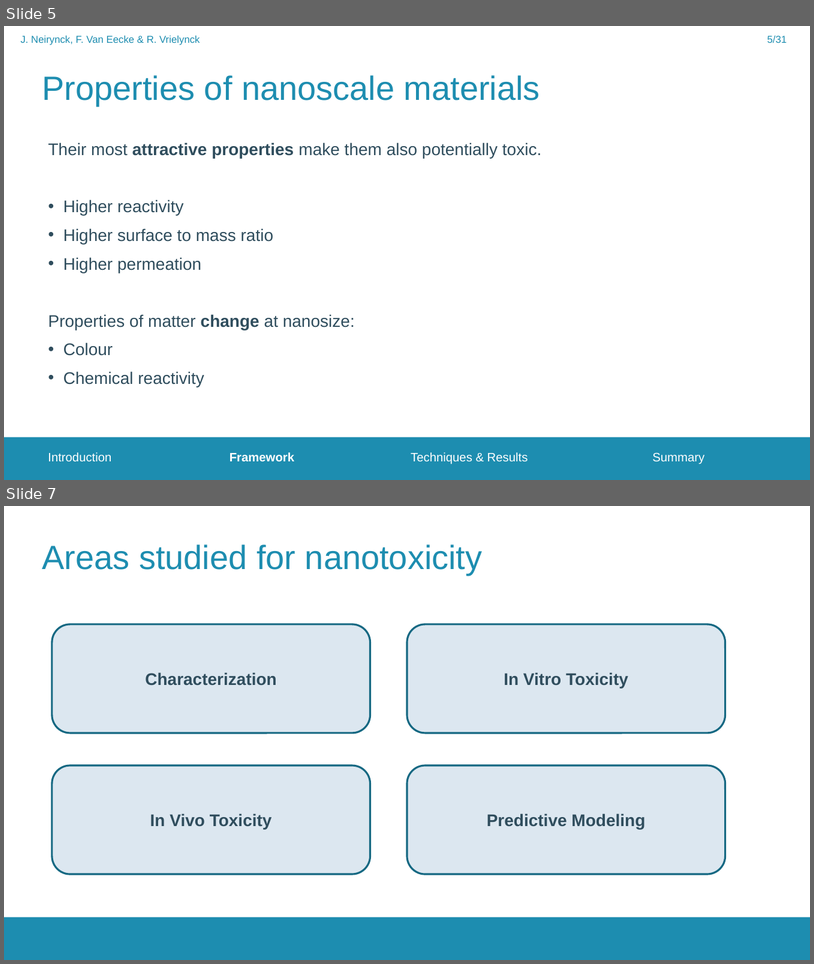
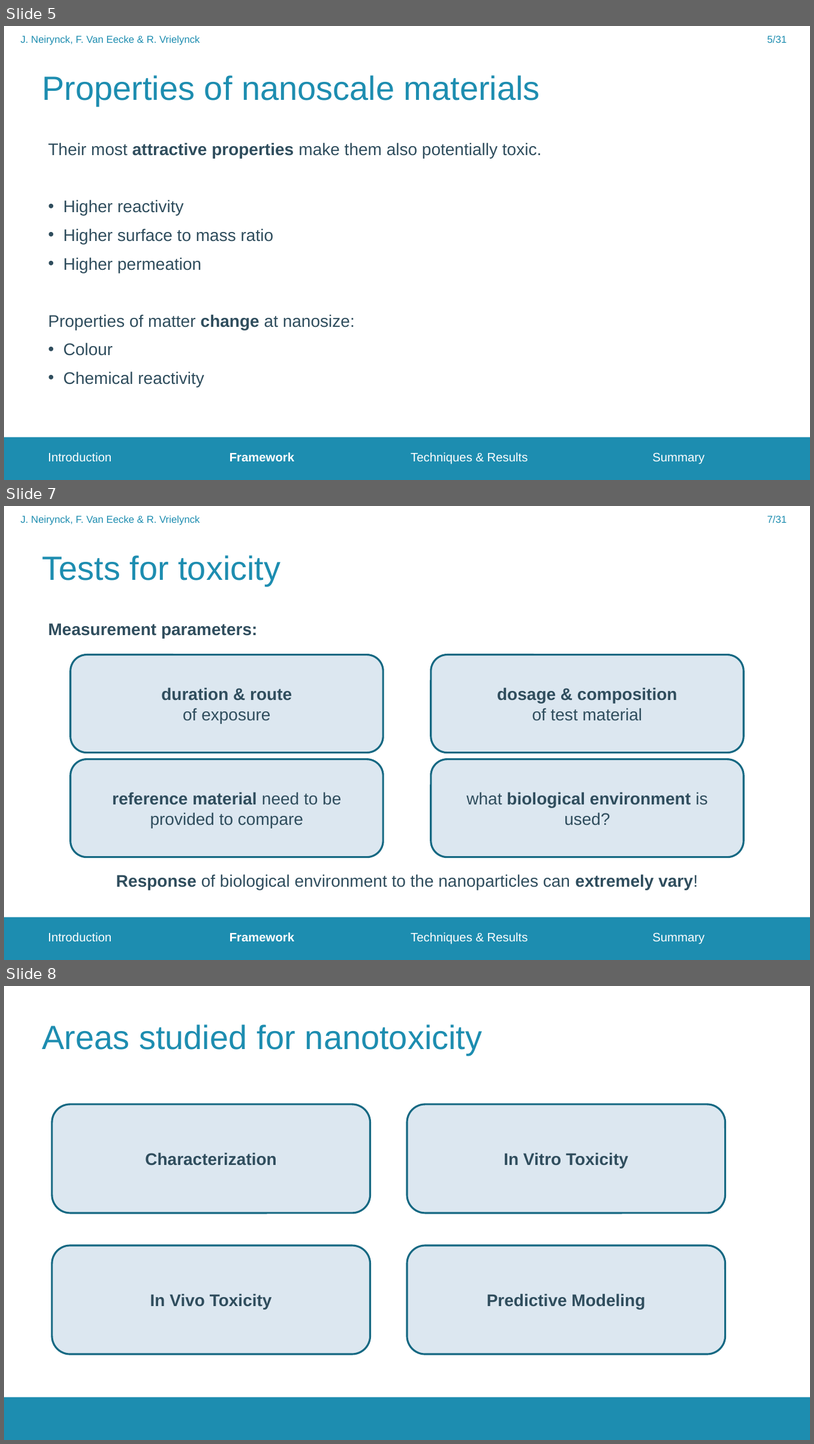
Before and after one commit to FrederikVanEecke/PresentationClusters, a slide deck: NanoparticleToxicity.pptx. Shown one above the other, each under a label of ours: slides 5 and 7 before the commit, slides 5, 7 and 8 after it; the slides between them are not shown. The pictures are 814x964 and 814x1444 pixels, drawn with LibreOffice and Linux fonts; fonts in the diff are those of the drawing; background and template pictures are left out. Boxes give left, top, right and bottom in pixels: in the first picture for what was removed or moved away, otherwise in the second. Text is boxed around its words. In the diff, an @@ line names an element or a change of style, - is before the commit and + after.

```diff
--- a/NanoparticleToxicity.pptx
+++ b/NanoparticleToxicity.pptx
@@ slide 7 added at (4, 506, 810, 960), background #FFFFFF; not listed: 1 template element that a slide beside it also shows @@
@@ text added at (21, 516, 200, 525), 12 pt, text #1D8DB0 @@
+J. Neirynck, F. Van Eecke & R. Vrielynck
@@ page number added at (768, 516, 788, 523), 12 pt, text #1D8DB0 @@
+7/31
@@ title added at (42, 555, 281, 585), 40 pt, text #1D8DB0 @@
+Tests for toxicity
@@ text added at (48, 623, 257, 638), 20 pt, text #2F4D5D, bold @@
+Measurement parameters:
@@ rounded rectangle added at (71, 655, 383, 753), fill #DCE7F0, outline #156882 2.25 pt, 20 pt, text #2F4D5D, bold @@
+duration & route
+of exposure
@@ rounded rectangle added at (431, 655, 744, 753), fill #DCE7F0, outline #156882 2.25 pt, 20 pt, text #2F4D5D, bold @@
+dosage & composition
+of test material
@@ rounded rectangle added at (71, 759, 383, 857), fill #DCE7F0, outline #156882 2.25 pt, 20 pt, text #2F4D5D @@
+reference material need to be provided to compare
@@ rounded rectangle added at (431, 759, 744, 857), fill #DCE7F0, outline #156882 2.25 pt, 20 pt, text #2F4D5D, bold @@
+what biological environment is used?
@@ text added at (116, 874, 698, 889), 20 pt, text #2F4D5D @@
+Response of biological environment to the nanoparticles can extremely vary!
@@ text added at (48, 932, 705, 944), 14.5 pt, text #FFFFFF @@
+Introduction Framework Techniques & Results Summary
@@ what was slide 7 is now slide 8 @@
```
Also in this commit, not shown: 2 slides changed, 4 other slides added.
